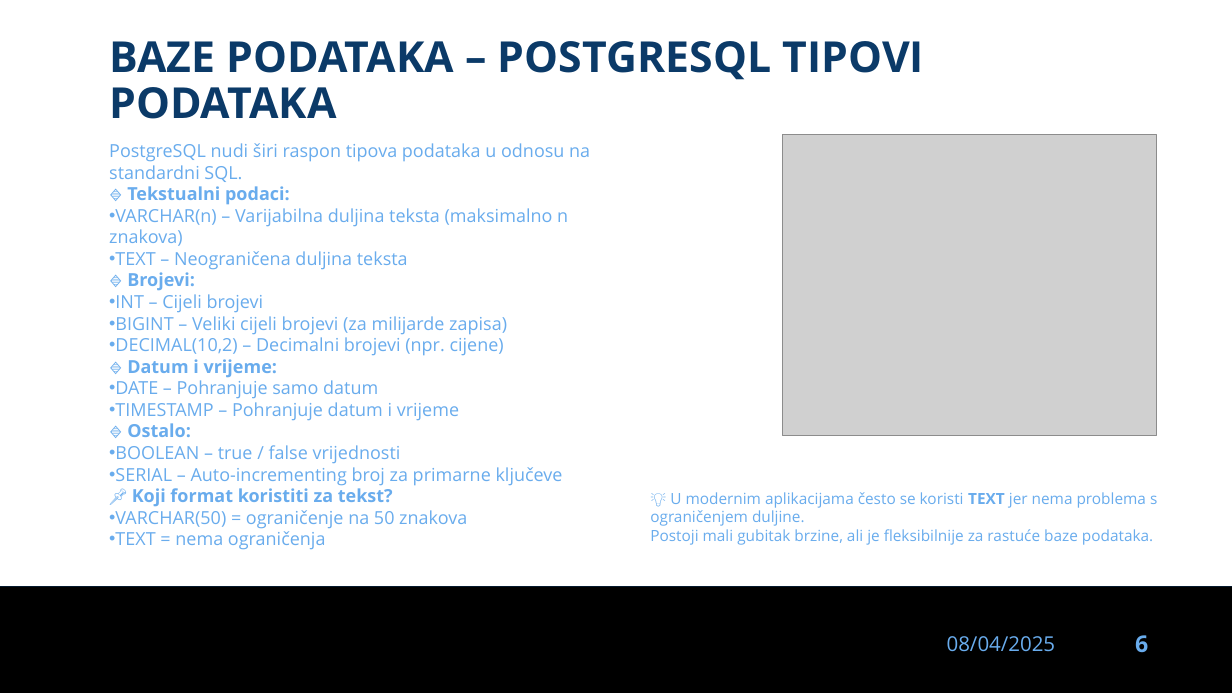
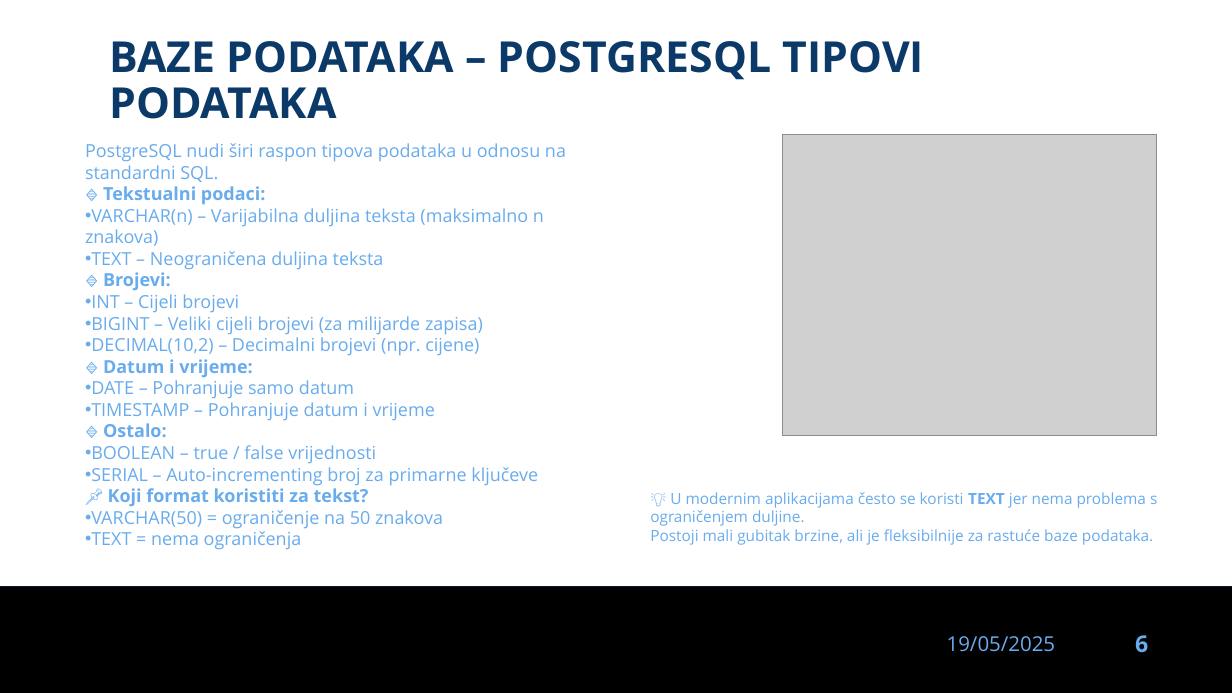
Before and after one commit to dinoDuvnjak/CTK, a slide deck: slide 6 of Bootcamp/DB-uvod/DB-uvod.pptx. Drawn at 1232x693 pixels with LibreOffice and Linux fonts; fonts in the diff are those of the drawing; grey boxes stand for pictures; background and template pictures are left out. Boxes give left, top, right and bottom in pixels: in the first picture for what was removed or moved away, otherwise in the second. Text is boxed around its words. In the diff, an @@ line names an element or a change of style, - is before the commit and + after.

```diff
--- a/Bootcamp/DB-uvod/DB-uvod.pptx
+++ b/Bootcamp/DB-uvod/DB-uvod.pptx
@@ text "PostgreSQL nudi širi raspon tipova ...": place and size @@
-text "PostgreSQL nudi širi raspon tipova ..." at (109, 143, 590, 550)
+text "PostgreSQL nudi širi raspon tipova ..." at (85, 143, 566, 550)
@@ text at (947, 636, 1056, 652): text changed @@
-08/04/2025
+19/05/2025
```
Also in this commit, not shown: 30 other slides changed, 37 other files.
